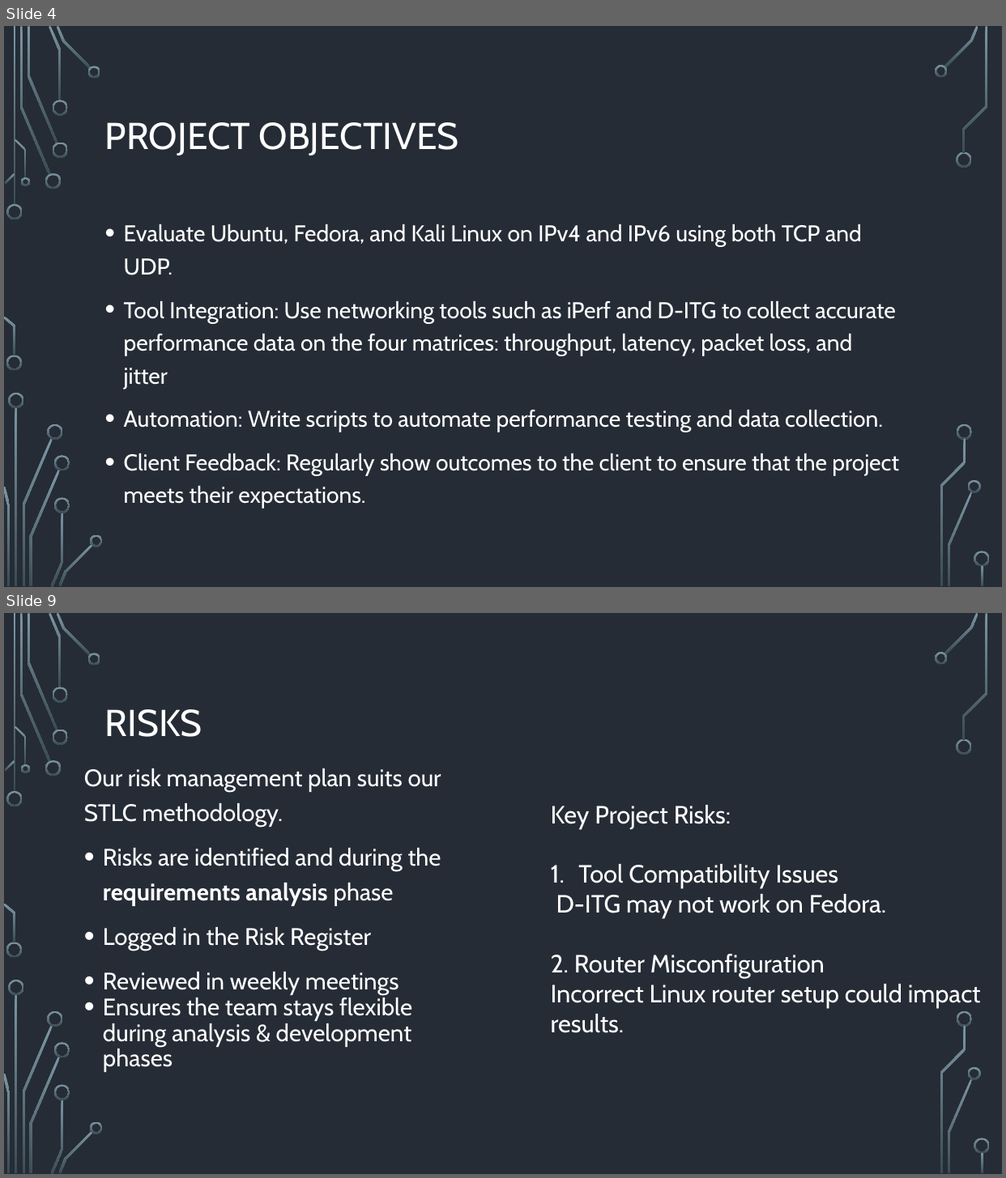
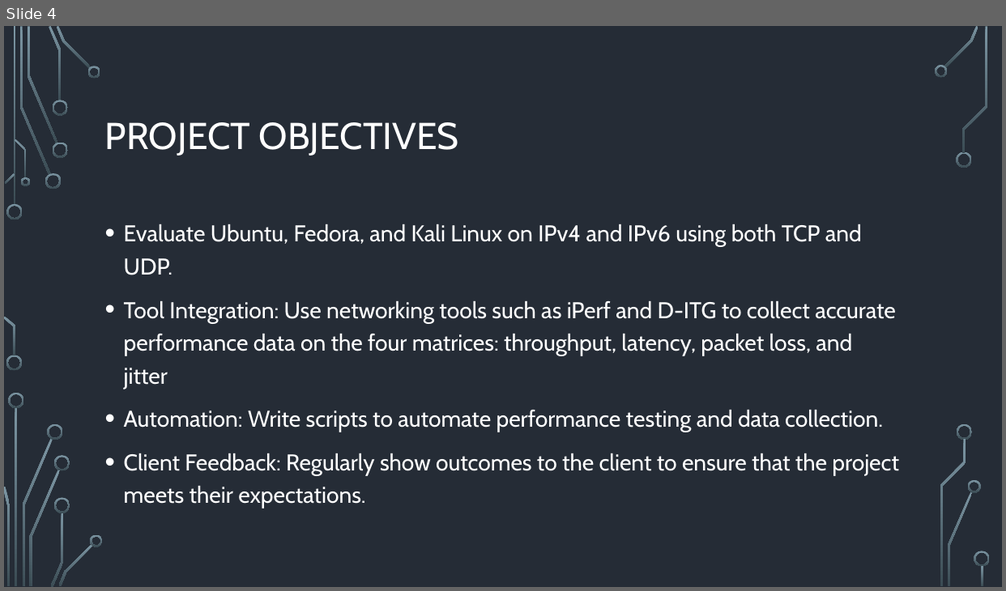
Before and after one commit to Linux-Network-Performance-Evaluation/Portfolio, a slide deck: 02-Planning-and-Control/Proposal/Proposal-Presentation/Version-History/First Draft Powerpoint.pptx. Shown one above the other, each under a label of ours: slides 4 and 9 before the commit, slide 4 after it; the slides between them are not shown. The pictures are 1006x1178 and 1006x591 pixels, drawn with LibreOffice and Linux fonts; fonts in the diff are those of the drawing; background and template pictures are left out. Boxes give left, top, right and bottom in pixels: in the first picture for what was removed or moved away, otherwise in the second. Text is boxed around its words. In the diff, an @@ line names an element or a change of style, - is before the commit and + after.

```diff
--- a/02-Planning-and-Control/Proposal/Proposal-Presentation/Version-History/First Draft Powerpoint.pptx
+++ b/02-Planning-and-Control/Proposal/Proposal-Presentation/Version-History/First Draft Powerpoint.pptx
@@ slide 9 removed at (4, 613, 1002, 1174), background picture (left out); not listed: 36 template elements that a slide beside it also shows @@
@@ title removed at (105, 709, 202, 737) @@
-RISKS
@@ text removed at (84, 769, 441, 1072) @@
-Our risk management plan suits our STLC methodology.
-• Risks are identified and during the requirements analysis phase
-• Logged in the Risk Register
-• Reviewed in weekly meetings
-• Ensures the team stays flexible during analysis & development phases
@@ text removed at (551, 805, 981, 1033) @@
-Key Project Risks:
-1. Tool Compatibility Issues
-D-ITG may not work on Fedora.
-2. Router Misconfiguration
-Incorrect Linux router setup could impact results.
```
Also in this commit, not shown: 5 slides changed, 5 slides added, 10 other slides removed, 8 other files.
